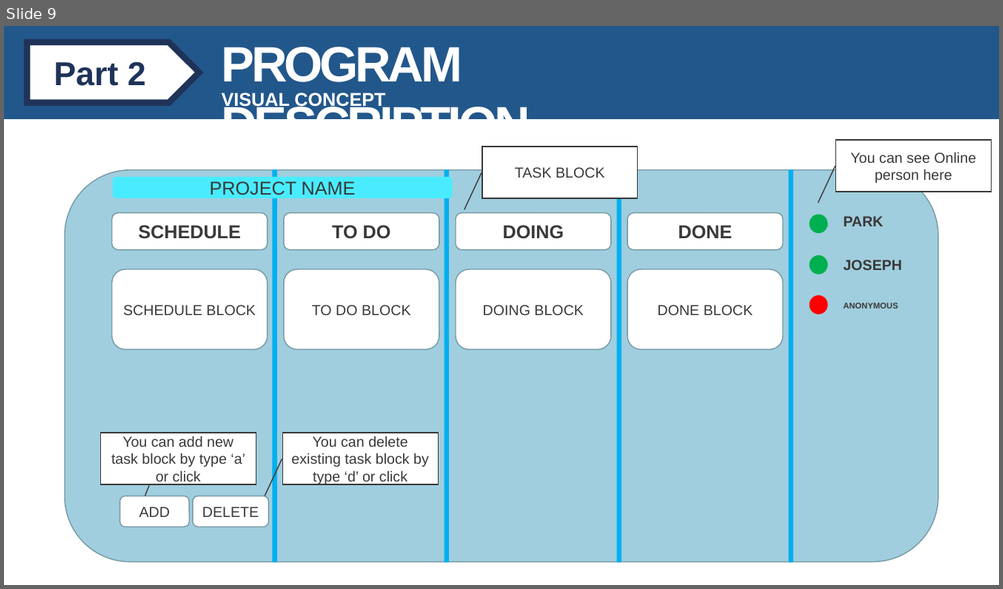
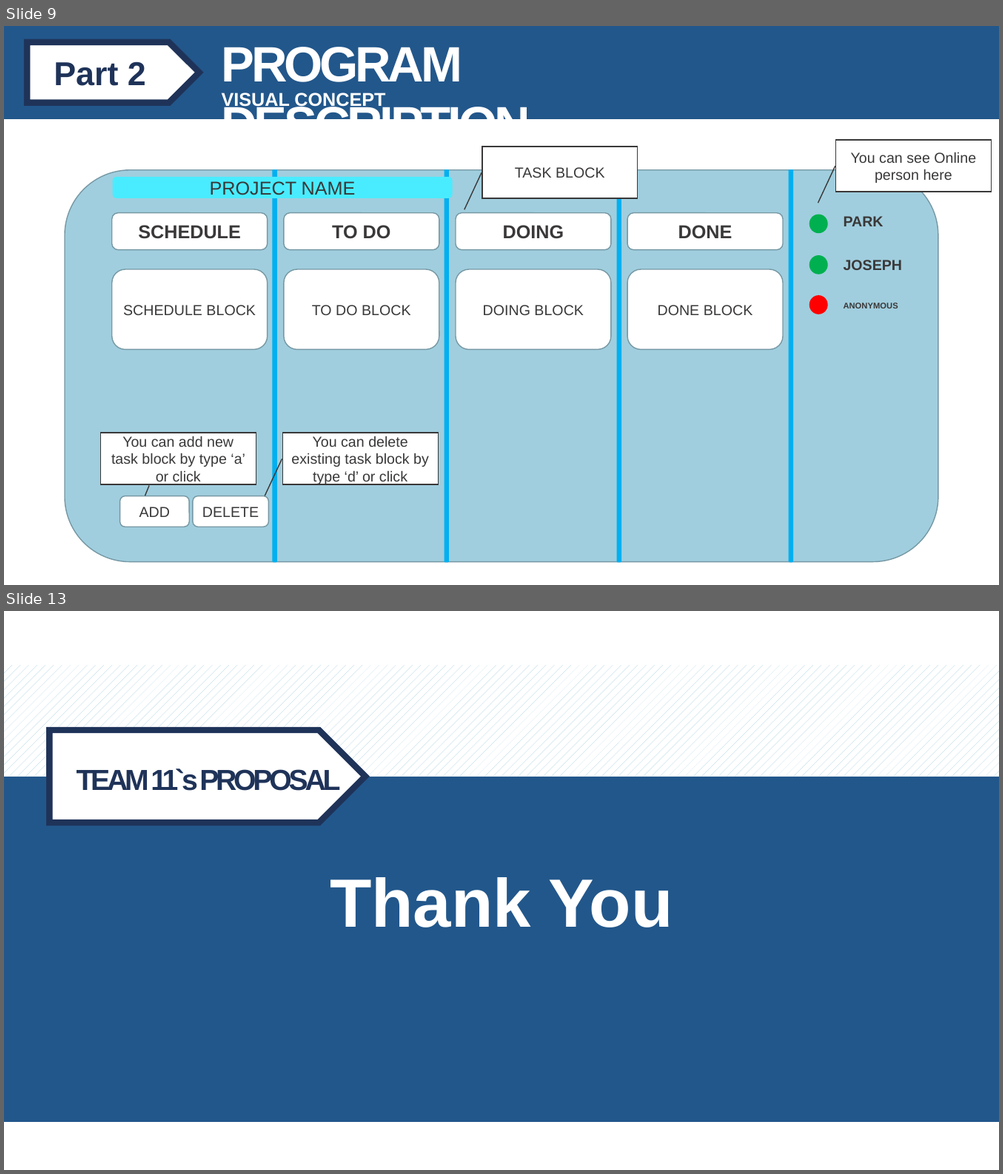
Before and after one commit to sysprogramming/sysproj, a slide deck: TEAM 11.pptx. Shown one above the other, each under a label of ours: slide 9 before the commit, slides 9 and 13 after it; the slides between them are not shown. The pictures are 1003x589 and 1003x1174 pixels, drawn with LibreOffice and Linux fonts; fonts in the diff are those of the drawing; background and template pictures are left out. Boxes give left, top, right and bottom in pixels: in the first picture for what was removed or moved away, otherwise in the second. Text is boxed around its words. In the diff, an @@ line names an element or a change of style, - is before the commit and + after.

Commit message:
Update TEAM 11.pptx
ppt updated

```diff
--- a/TEAM 11.pptx
+++ b/TEAM 11.pptx
@@ slide 13 added at bbox=[4, 611, 999, 1170], background picture (left out) @@
@@ rectangle added at bbox=[4, 665, 999, 776], fill pattern #A0CEDE on #FFFFFF @@
@@ pentagon arrow added at bbox=[50, 730, 365, 823], fill #FFFFFF, outline #1F3359 6 pt @@
@@ rectangle added at bbox=[4, 777, 999, 1123], fill #22578B @@
@@ text added at bbox=[77, 769, 340, 791], 28 pt, text #1F3359, bold @@
+TEAM 11`s PROPOSAL
@@ text added at bbox=[330, 877, 672, 928], 66 pt, text #FFFFFF, bold @@
+Thank You
```
Also in this commit, not shown: 3 slides changed, 1 other slide added, 15 slides removed.
